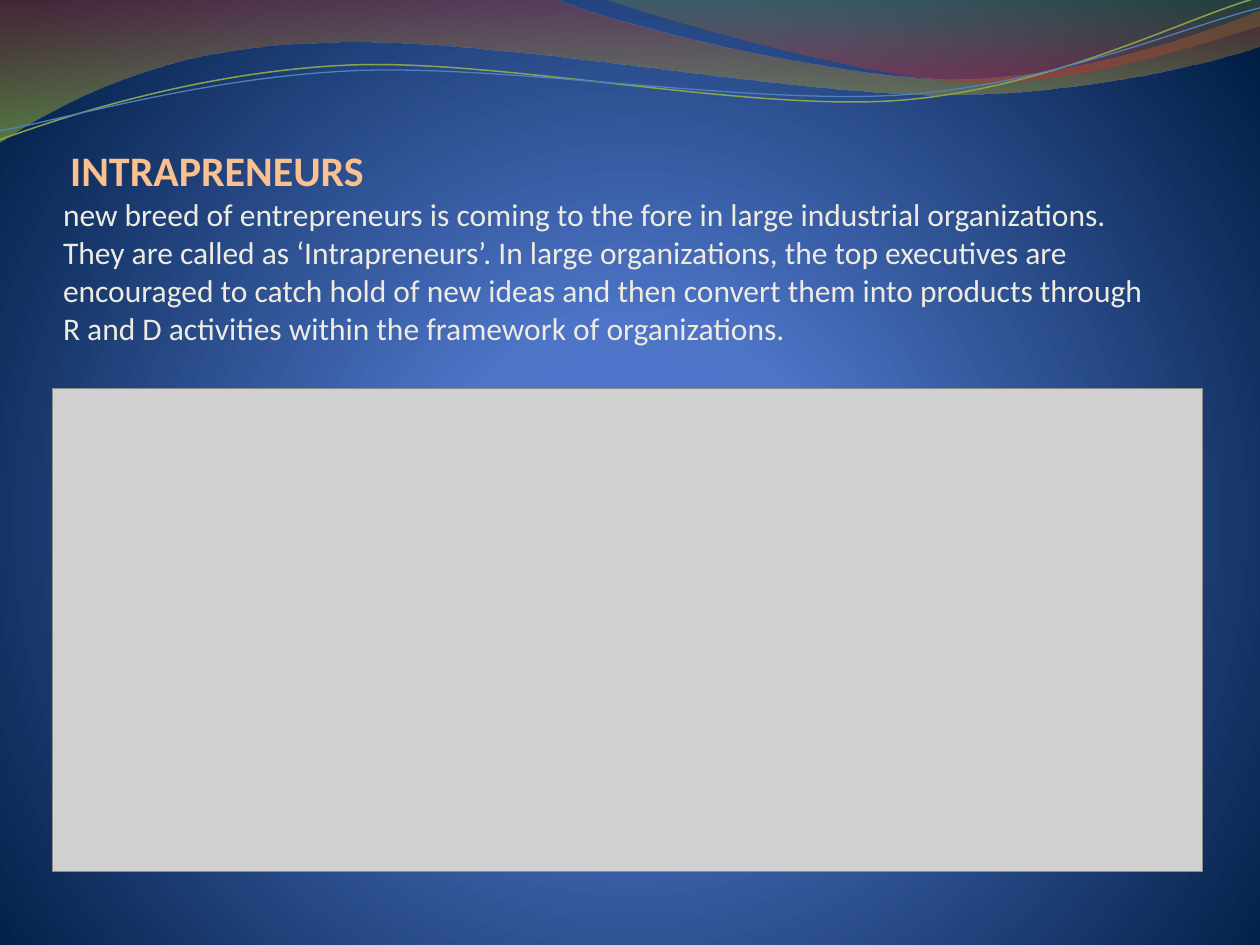
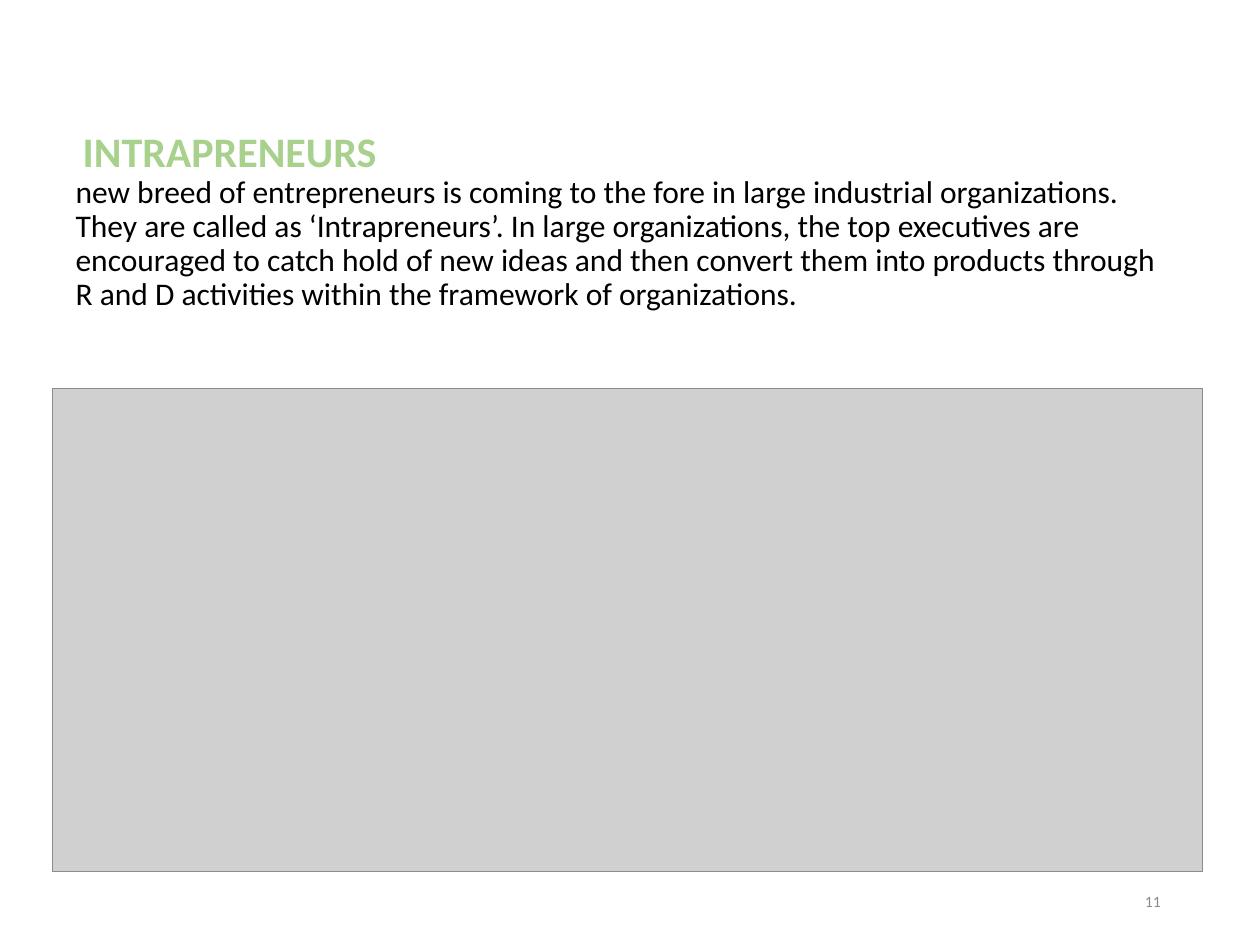
Before and after one commit to DroidFreak32/8sem, a slide deck: slide 11 of OME/ENTREPRENEURSHIP 1 unit4.pptx. Drawn at 1260x945 pixels with LibreOffice and Linux fonts; fonts in the diff are those of the drawing; grey boxes stand for pictures. Boxes give left, top, right and bottom in pixels: in the first picture for what was removed or moved away, otherwise in the second. Text is boxed around its words. In the diff, an @@ line names an element or a change of style, - is before the commit and + after.

```diff
--- a/OME/ENTREPRENEURSHIP 1 unit4.pptx
+++ b/OME/ENTREPRENEURSHIP 1 unit4.pptx
@@ background gradient #4D75D6 to #4E72C7 to #001F44 to #FFFFFF @@
@@ freeform shape removed at (0, 0, 1260, 142) @@
@@ freeform shape removed at (0, 0, 1260, 147) @@
@@ freeform shape removed at (0, 8, 1260, 141) @@
@@ freeform shape removed at (604, 0, 1260, 87) @@
@@ title "INTRAPRENEURS new breed of entrepreneurs ..." at (76, 139, 1155, 311): text colour #FAC090 to #A9D18E in "INTRAPRENEURS"; text colour #EEECE1 to #000000; line spacing 1 to 0.9; vertical alignment bottom to middle @@
@@ page number added at (1145, 897, 1161, 907), 9 pt, text #8C8C8C @@
+11
```
Also in this commit, not shown: 18 other slides changed, 13 other files.
